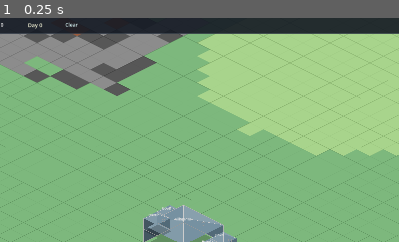
Above: before the commit, frame 1.
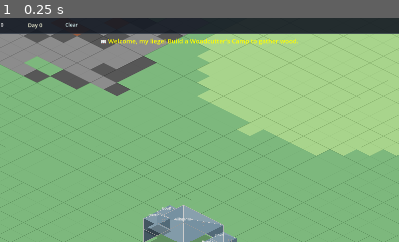
Above: after the commit, the same moment.

Repository: brotherphilip/sovereigns-reach
Game: Godot game, scene res://view/main/Main.tscn
The game is run twice, just before and just after one commit, with the same random seed, the same clock (stepped at 60 frames per second) and the same inputs. This scene is started directly instead of the project's main scene.
Inputs:
- Up to frame 1 (0.25 s): no input
The pictures show only the part of the screen within x 27-77%, y 0-50%; the shares and areas given below are measured in that part.

The runs differ from the first frame. In frame 1, 0.6% of the frame differs, in the area x 25-75%, y 8-13%.

Commit message:
omniscience: phase 5 complete — tutorial system

Diff:
--- a/project.godot
+++ b/project.godot
@@ -22,6 +22,7 @@
 GameState="*res://simulation/core/GameState.gd"
 InputSetup="*res://simulation/core/InputSetup.gd"
 AudioManager="*res://simulation/audio/AudioManager.gd"
+TutorialSystem="*res://simulation/core/TutorialSystem.gd"
 
 [debug]
 
--- /dev/null
+++ b/simulation/core/TutorialSystem.gd
@@ -0,0 +1,35 @@
+extends Node
+# Tutorial system (autoload). Guides new players through the core loop with brief
+# contextual hints surfaced via the HUD notification feed. Self-contained: it holds
+# its own progress and watches EventBus.building_placed. A game session calls start().
+
+signal tutorial_hint(message: String)
+
+const STEP_PLACE_WOODCUTTER := 0
+const STEP_PLACE_FARM := 1
+const STEP_BUILD_GRANARY := 2
+const STEP_DONE := 3
+
+var step: int = STEP_DONE  # inert until a game session calls start()
+
+func _ready() -> void:
+	EventBus.building_placed.connect(_on_building_placed)
+
+func start() -> void:
+	step = STEP_PLACE_WOODCUTTER
+	tutorial_hint.emit("Welcome, my liege! Build a Woodcutter's Camp to gather wood.")
+
+func _on_building_placed(_player_id: int, building_type: String, _grid_x: int, _grid_y: int, _building_id: int) -> void:
+	match step:
+		STEP_PLACE_WOODCUTTER:
+			if building_type == "woodcutter_camp":
+				step = STEP_PLACE_FARM
+				tutorial_hint.emit("Good! Now build a Wheat Farm or Orchard to feed your peasants.")
+		STEP_PLACE_FARM:
+			if building_type in ["wheat_farm", "apple_orchard", "pig_farm", "dairy_farm"]:
+				step = STEP_BUILD_GRANARY
+				tutorial_hint.emit("Well done. Build a Granary to store food and raise your cap.")
+		STEP_BUILD_GRANARY:
+			if building_type == "granary":
+				step = STEP_DONE
+				tutorial_hint.emit("Tutorial complete — you know the basics. Rule well!")
--- a/view/main/GameBootstrap.gd
+++ b/view/main/GameBootstrap.gd
@@ -33,6 +33,7 @@
 	_place_starting_buildings()
 	SimulationClock.set_speed(SimulationClock.SPEED_NORMAL)
 	print("[Bootstrap] Game initialized. Player: %s at (%d,%d)" % [PLAYER_NAME, KEEP_X, KEEP_Y])
+	TutorialSystem.start()
 
 # ── Simulation initialization ─────────────────────────────────────────────────
 
@@ -135,6 +136,7 @@
 	# EventBus → HUD notifications
 	EventBus.weather_changed.connect(func(name, _d): _hud.show_notification("Weather: " + name, 4.0))
 	EventBus.popularity_changed.connect(func(_pid, _old, nv): if nv < 20.0: _hud.show_notification("⚠ Popularity critical — desertion risk!", 5.0))
+	TutorialSystem.tutorial_hint.connect(func(msg): _hud.show_notification("📖 " + msg, 8.0))
 	EventBus.building_placement_failed.connect(func(_p, _b, _gx, _gy, reason): _hud.show_notification(reason, 3.0))
 	EventBus.ai_siege_assembling.connect(func(fid, _tpid, eta): _hud.show_notification("⚠ AI faction %d assembling siege! ETA: %d ticks" % [fid, eta], 6.0))
 	EventBus.unit_killed.connect(_on_unit_killed)
Not shown, changed: OMNISCIENCE_LOG.md
